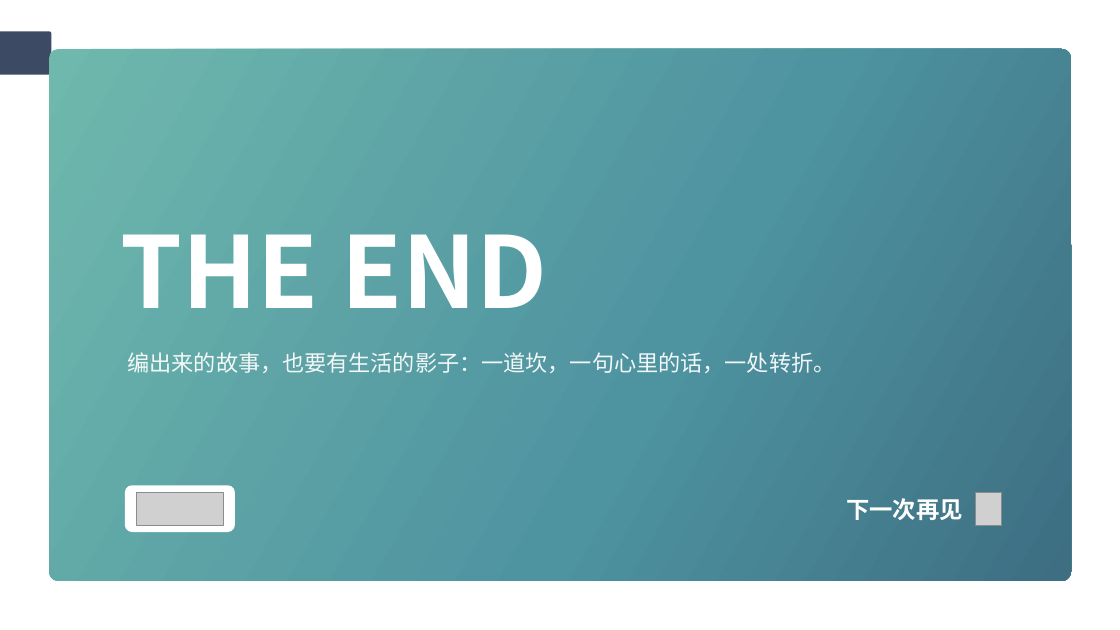
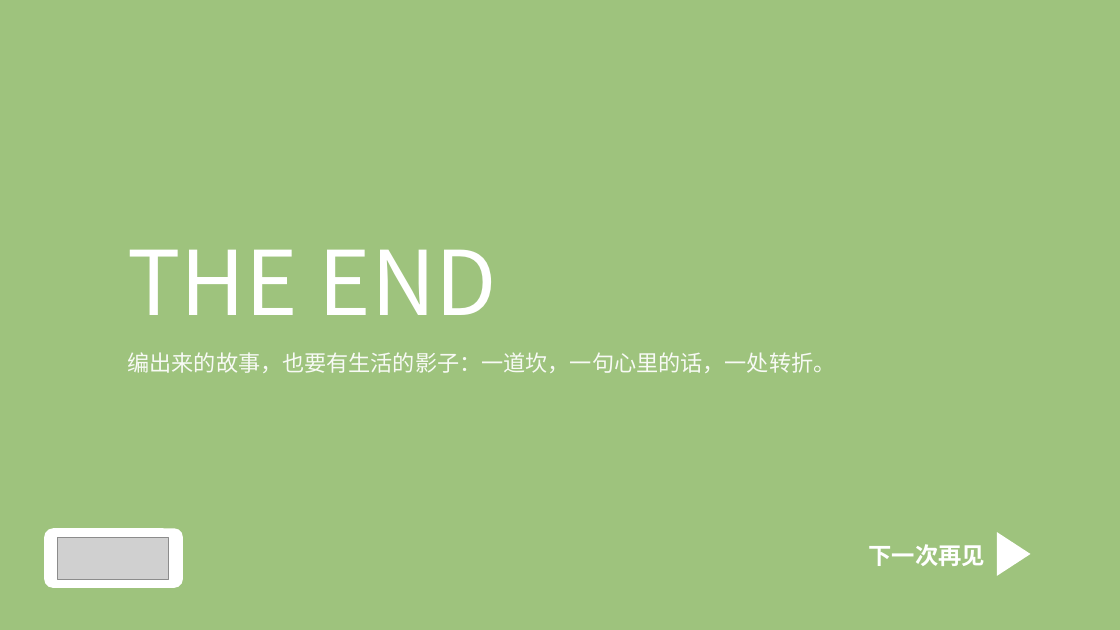
Before and after one commit to wuwenjia6498/laojohn-lesson-plan, a slide deck: slide 30 of 写作课件PPT输出/六上-第四单元-笔尖流出的故事/六上-第四单元-笔尖流出的故事-课件PPT.pptx. Drawn at 1120x630 pixels with LibreOffice and Linux fonts; fonts in the diff are those of the drawing; grey boxes stand for pictures. Boxes give left, top, right and bottom in pixels: in the first picture for what was removed or moved away, otherwise in the second. Text is boxed around its words. In the diff, an @@ line names an element or a change of style, - is before the commit and + after.

```diff
--- a/写作课件PPT输出/六上-第四单元-笔尖流出的故事/六上-第四单元-笔尖流出的故事-课件PPT.pptx
+++ b/写作课件PPT输出/六上-第四单元-笔尖流出的故事/六上-第四单元-笔尖流出的故事-课件PPT.pptx
@@ rounded rectangle: place and size @@
-rounded rectangle at [49,49,1071,581]
+rounded rectangle at [0,0,1120,630]
@@ rounded rectangle at [0,0,1120,630]: fill gradient #6FB8AD to #4E93A0 to #3D6E82 to #9EC37D; proportions changed @@
@@ rounded rectangle removed at [0,31,51,74] @@
@@ text "THE END": place and size @@
-text "THE END" at [121,234,547,308]
+text "THE END" at [128,249,496,315]
@@ text "THE END" at [128,249,496,315]: size 127.5 to 114.8 pt, bold off; line spacing 0.87 to 1 @@
@@ picture removed at [137,492,223,525] @@
@@ picture removed at [976,492,1001,525] @@
@@ rounded rectangle: place and size @@
-rounded rectangle at [125,486,235,532]
+rounded rectangle at [44,528,183,588]
@@ picture added at [58,538,169,580] @@
@@ text "下一次再见": place and size @@
-text "下一次再见" at [846,498,963,520]
+text "下一次再见" at [869,544,986,566]
@@ freeform shape added at [997,532,1030,576], fill #FFFFFF @@
```
Also in this commit, not shown: 27 other slides changed, 1 slide added, 1 slide removed, 4 other files.
